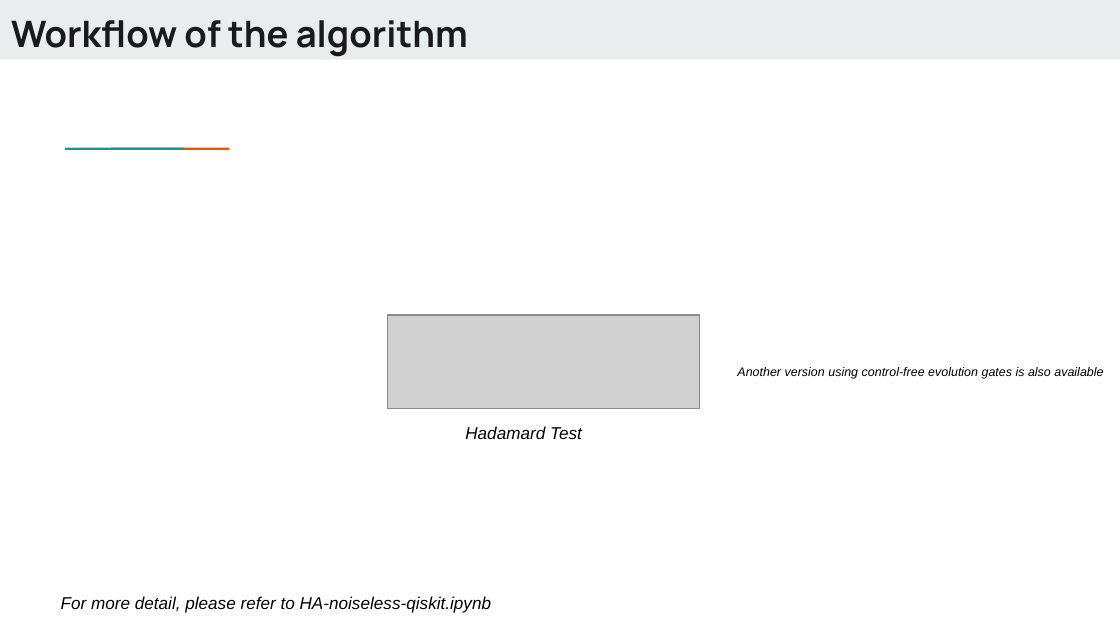
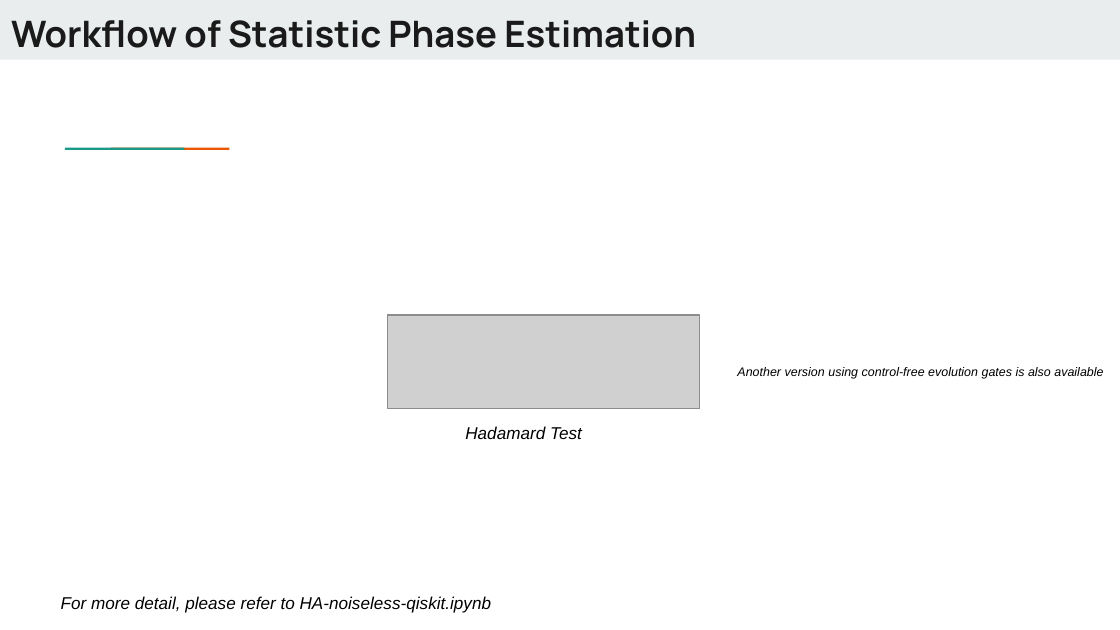
Before and after one commit to Dran-Z/QHack2023-SunnyDelft, a slide deck: slide 4 of QHack-SunnyDelft.pptx. Drawn at 1120x630 pixels with LibreOffice and Linux fonts; fonts in the diff are those of the drawing; grey boxes stand for pictures. Boxes give left, top, right and bottom in pixels: in the first picture for what was removed or moved away, otherwise in the second. Text is boxed around its words. In the diff, an @@ line names an element or a change of style, - is before the commit and + after.

```diff
--- a/QHack-SunnyDelft.pptx
+++ b/QHack-SunnyDelft.pptx
@@ title at bbox=[11, 20, 696, 48]: text changed @@
-Workflow of the algorithm
+Workflow of Statistic Phase Estimation
```
Also in this commit, not shown: 1 other slide changed, 6 other files.
